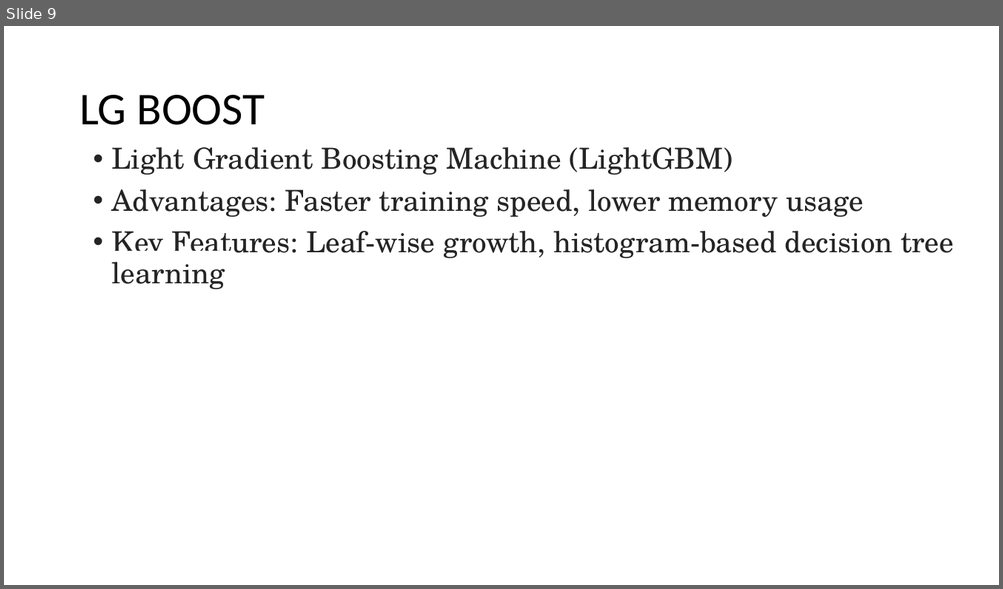
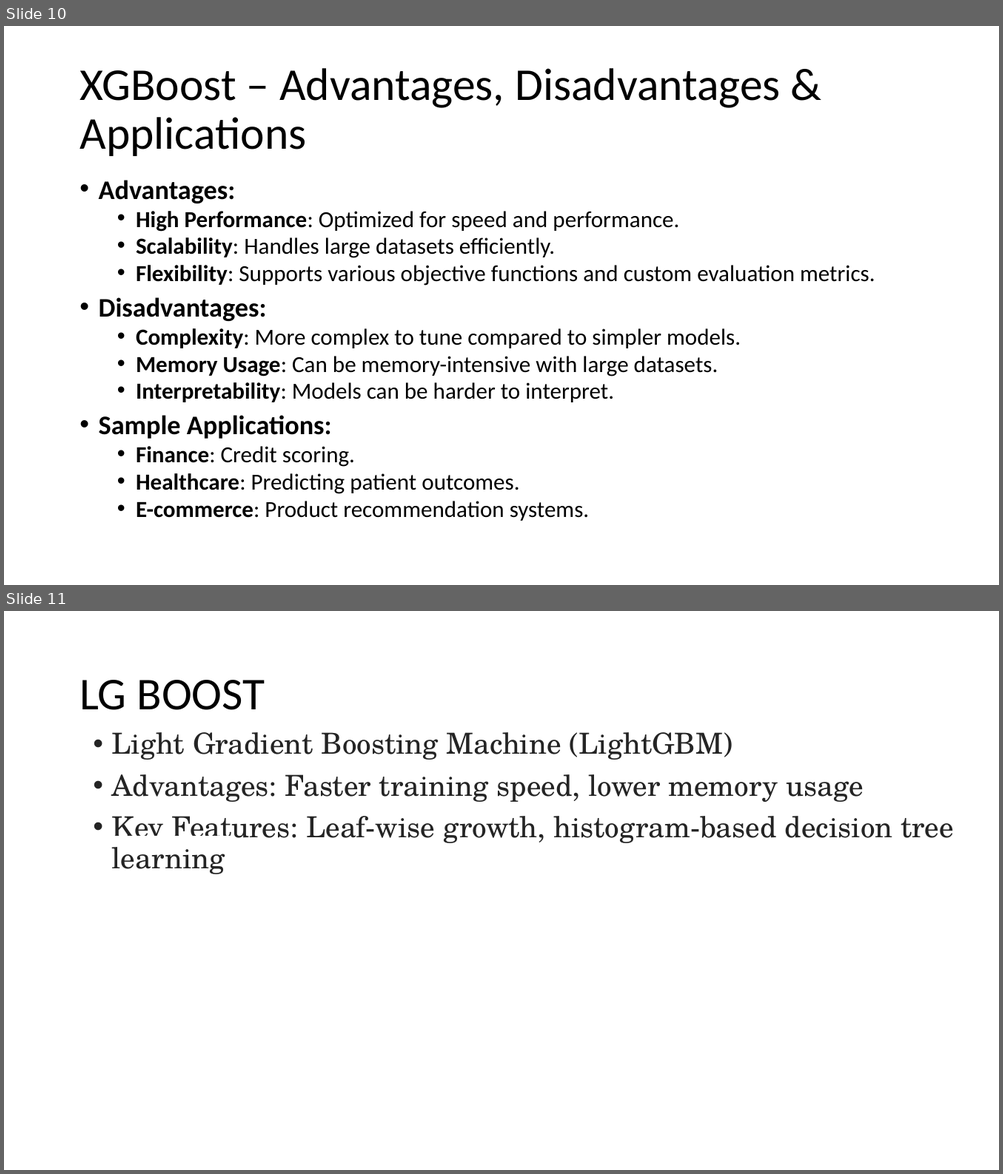
Before and after one commit to lulu3202/2.-Machine-Learning-Regression, a slide deck: Boosting/Boosting_PPT.pptx. Shown one above the other, each under a label of ours: slide 9 before the commit, slides 10 and 11 after it. The pictures are 1003x589 and 1003x1174 pixels, drawn with LibreOffice and Linux fonts; fonts in the diff are those of the drawing. Boxes give left, top, right and bottom in pixels: in the first picture for what was removed or moved away, otherwise in the second. Text is boxed around its words. In the diff, an @@ line names an element or a change of style, - is before the commit and + after.

```diff
--- a/Boosting/Boosting_PPT.pptx
+++ b/Boosting/Boosting_PPT.pptx
@@ slide 10 added at [4,26,999,585], background #FFFFFF @@
@@ title added at [79,68,780,156], 44 pt, text #000000 @@
+XGBoost – Advantages, Disadvantages & Applications
@@ text added at [99,180,874,521], 22.2 pt, text #000000 @@
+• Advantages:
+  • High Performance: Optimized for speed and performance.
+  • Scalability: Handles large datasets efficiently.
+  • Flexibility: Supports various objective functions and custom evaluation metrics.
+• Disadvantages:
+  • Complexity: More complex to tune compared to simpler models.
+  • Memory Usage: Can be memory-intensive with large datasets.
+  • Interpretability: Models can be harder to interpret.
+• Sample Applications:
+  • Finance: Credit scoring.
+  • Healthcare: Predicting patient outcomes.
+  • E-commerce: Product recommendation systems.
@@ what was slide 9 is now slide 11 @@
```
Also in this commit, not shown: 3 other slides added.
